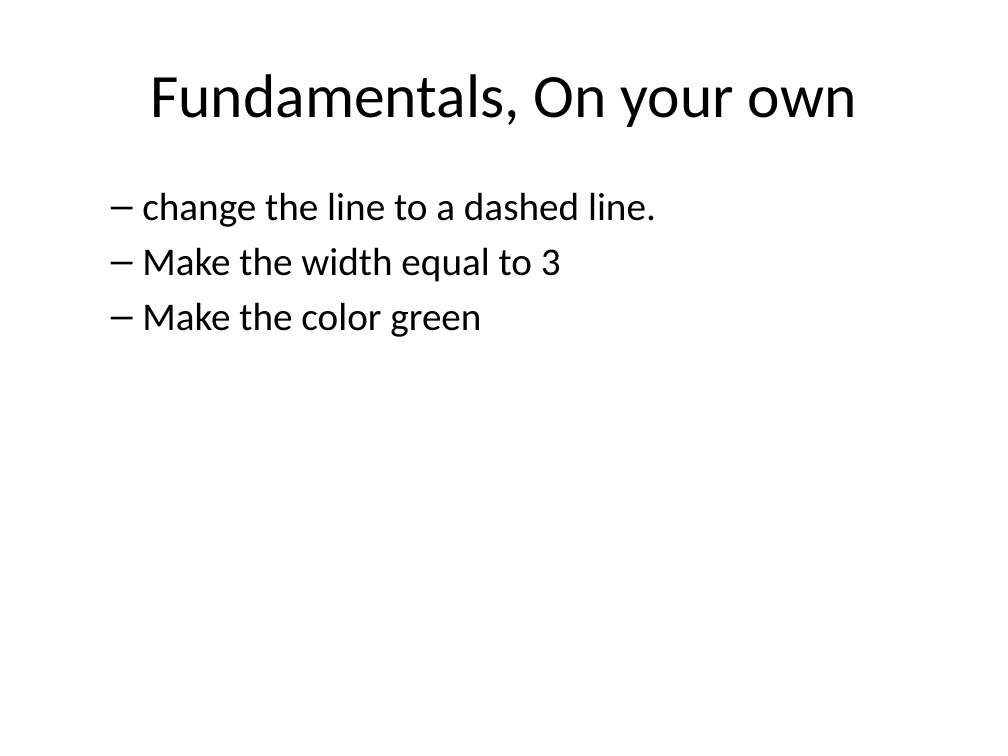
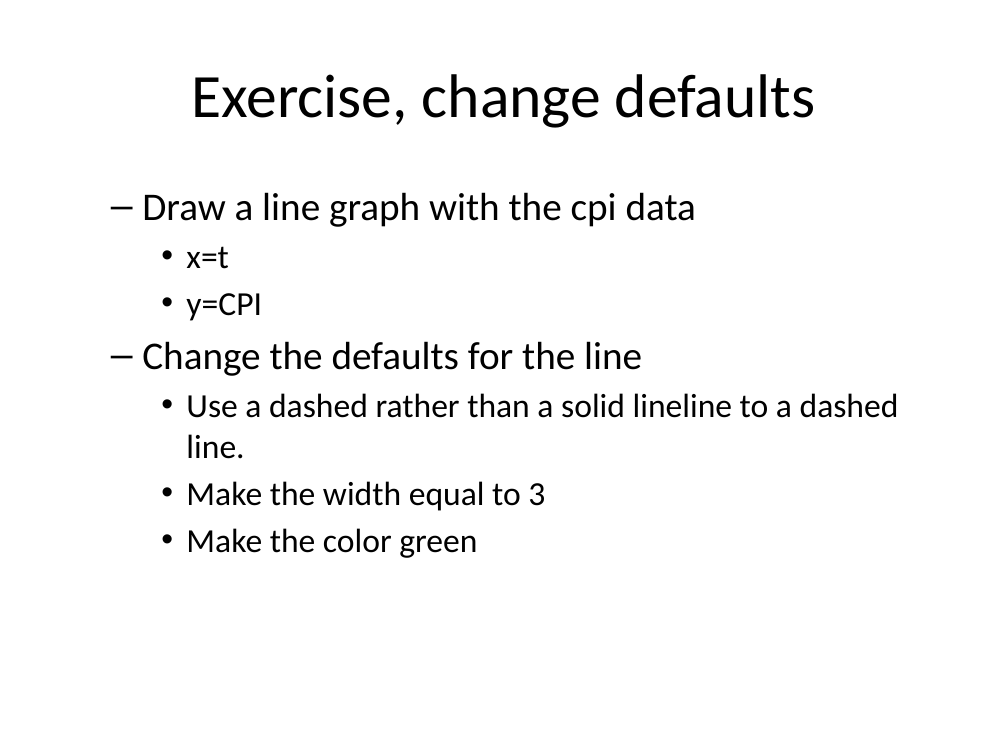
Before and after one commit to pmean/data-visualization, a slide deck: slide 8 of data-viz-03/component/fundamentals.pptx (slide 7 before the commit). Drawn at 1008x756 pixels with LibreOffice and Linux fonts; fonts in the diff are those of the drawing. Boxes give left, top, right and bottom in pixels: in the first picture for what was removed or moved away, otherwise in the second. Text is boxed around its words. In the diff, an @@ line names an element or a change of style, - is before the commit and + after.

Commit message:
Started work on fundamentals.Rmd in data-viz-03

```diff
--- a/data-viz-03/component/fundamentals.pptx
+++ b/data-viz-03/component/fundamentals.pptx
@@ title at (x1=191, y1=74, x2=816, y2=128): text changed @@
-Fundamentals, On your own
+Exercise, change defaults
@@ text at (x1=142, y1=192, x2=899, y2=459): text changed; size 28 to 24 pt @@
-  – change the line to a dashed line.
+  – Draw a line graph with the cpi data
+    • x=t
+    • y=CPI
+  – Change the defaults for the line
+    • Use a dashed rather than a solid lineline to a dashed line.
@@ text at (x1=186, y1=481, x2=545, y2=558): size 28 to 24 pt in "Make the width equal to 3", "Make the color green"; bullet – to •; list level 2 to 3 in "Make the width equal to ..."; list level 2 to 3 in "Make the color green" @@
```
Also in this commit, not shown: 4 other slides changed, 15 slides added, 17 slides removed, 12 other files.
